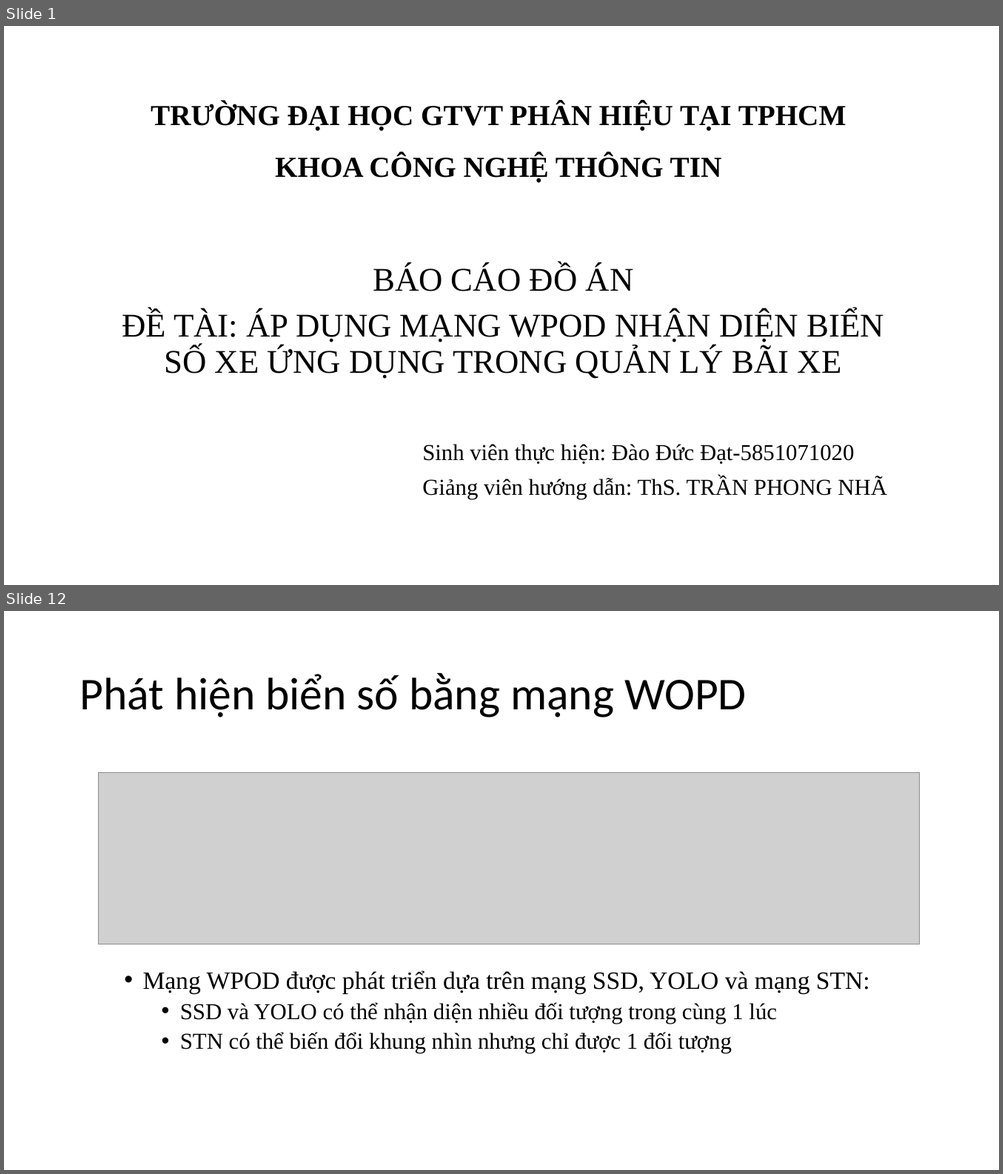
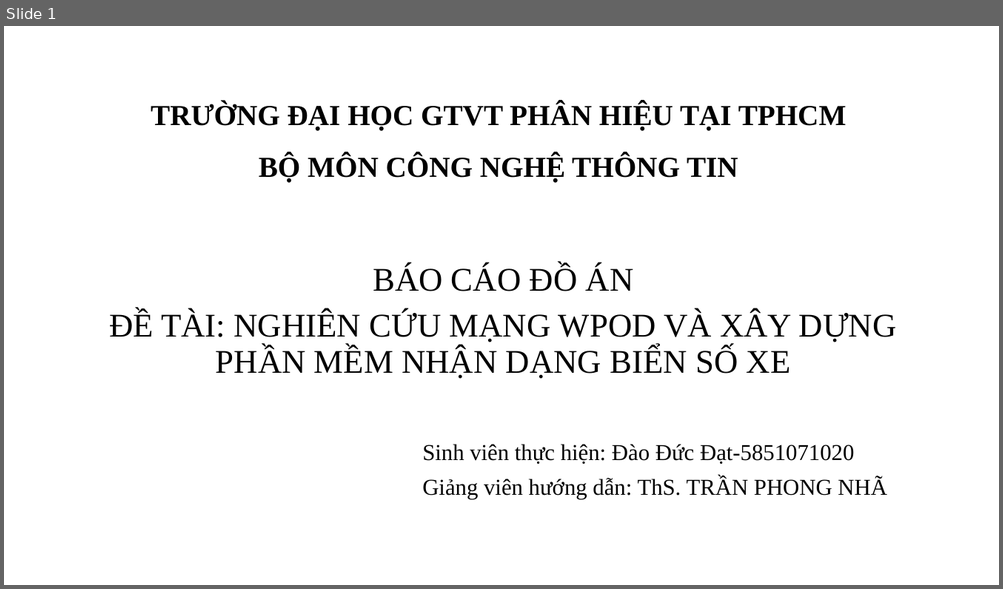
Before and after one commit to datdao999/graduation_project, a slide deck: thuyet_trinh_tot nghiep.pptx. Shown one above the other, each under a label of ours: slides 1 and 12 before the commit, slide 1 after it; the slides between them are not shown. The pictures are 1003x1174 and 1003x589 pixels, drawn with LibreOffice and Linux fonts; fonts in the diff are those of the drawing; grey boxes stand for pictures; background and template pictures are left out. Boxes give left, top, right and bottom in pixels: in the first picture for what was removed or moved away, otherwise in the second. Text is boxed around its words. In the diff, an @@ line names an element or a change of style, - is before the commit and + after.

```diff
--- a/thuyet_trinh_tot nghiep.pptx
+++ b/thuyet_trinh_tot nghiep.pptx
@@ slide 12 removed at box(4, 611, 999, 1170), background #FFFFFF @@
@@ title removed at box(79, 673, 746, 718) @@
-Phát hiện biển số bằng mạng WOPD
@@ picture removed at box(99, 772, 919, 945) @@
@@ text removed at box(143, 971, 870, 1054) @@
-• Mạng WPOD được phát triển dựa trên mạng SSD, YOLO và mạng STN:
-  • SSD và YOLO có thể nhận diện nhiều đối tượng trong cùng 1 lúc
-  • STN có thể biến đổi khung nhìn nhưng chỉ được 1 đối tượng
@@ slide 1 changed as well @@
@@ title at box(151, 102, 846, 183): text changed @@
-TRƯỜNG ĐẠI HỌC GTVT PHÂN HIỆU TẠI TPHCM
-KHOA CÔNG NGHỆ THÔNG TIN
+TRƯỜNG ĐẠI HỌC GTVT PHÂN HIỆU TẠI TPHCM
+BỘ MÔN CÔNG NGHỆ THÔNG TIN
@@ text at box(109, 312, 896, 379): text changed @@
-ĐỀ TÀI: ÁP DỤNG MẠNG WPOD NHẬN DIỆN BIỂN SỐ XE ỨNG DỤNG TRONG QUẢN LÝ BÃI XE
+ĐỀ TÀI: NGHIÊN CỨU MẠNG WPOD VÀ XÂY DỰNG PHẦN MỀM NHẬN DẠNG BIỂN SỐ XE
```
Also in this commit, not shown: 5 other slides changed, 12 slides added, 19 other slides removed, 8 other files.
